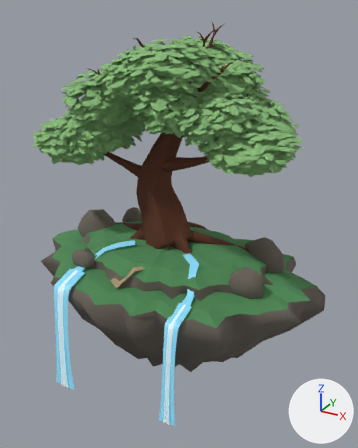
The FBX model apps/life-tree-unity/Assets/Art/Generated/生命樹庭園.fbx, before and after one commit.
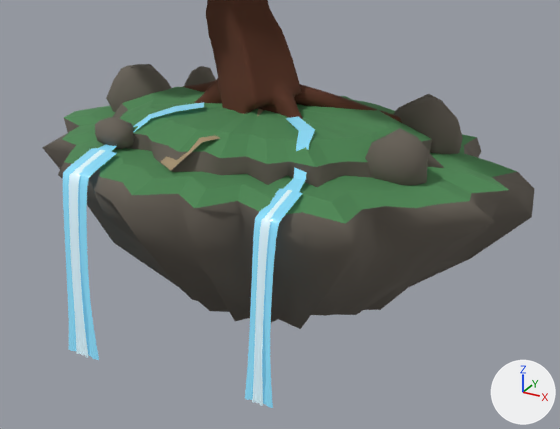
There are two pictures of each version: one whole from a camera (50 mm lens) standing at (5.95, -10.31, 5.69) and looking at (0.27, 0.0, 0.53), one close up from a camera (50 mm lens) standing at (5.82, -10.07, 3.23) and looking at (0.69, -0.75, -1.43). The lights are fixed; the arrows at lower right show +X, +Y and +Z. The older version's two pictures come first. Where no turn or scale is listed for an object, it has been applied to the vertices. Vertices at exactly the same position are counted once.

The first close-up shows '中央島_岩塊_01', '中央島_岩塊_03', '中央島_岩塊_04', '中央島_岩塊_05', '主幹', '垂根_01', '水沫內光_中央右', '水沫內光_中央左', '浮島_中央生命島', '溪流_中央右', '溪流_中央左', '瀑布_中央右', '瀑布_中央左' and 3 more.
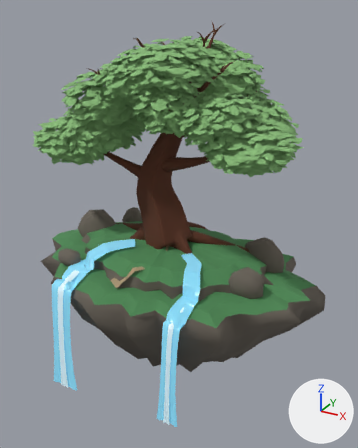
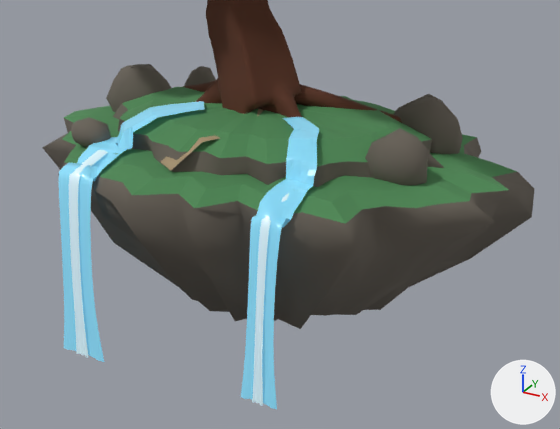
Edits to the scene script, one JSON object a line:
```json
{"block": "me_溪流_中央左", "where": "# used by ob_溪流_中央左; location = (0.0, 0.0, 0.0)"}
{"op": "remove", "block": "me_溪流_中央左", "code": "me_溪流_中央左.from_pydata(...)  # 10 vertices, 4 faces; spans x -1.863..-0.622, y -1.782..-0.491, z -0.51..0.035"}
{"op": "add", "block": "me_溪流_中央左", "code": "me_溪流_中央左.from_pydata(...)  # 265 vertices, 208 faces; spans x -2.04..-0.57, y -1.76..-0.418, z -0.533..0.026"}
{"block": "me_溪流_中央左", "change": "me_溪流_中央左 part 3: 10 vertices removed from x -1.863..-0.622, y -1.782..-0.491, z -0.51..0.035; 265 vertices added at x -2.04..-0.57, y -1.76..-0.418, z -0.533..0.026"}
{"block": "me_瀑布_中央左", "where": "# used by ob_瀑布_中央左; location = (-1.72, -2.36, -0.67)"}
{"op": "remove", "block": "me_瀑布_中央左", "code": "me_瀑布_中央左.from_pydata(...)  # 297 vertices, 256 faces; spans x -0.31..0.31, y -0.31..0.6, z -2.9..0.17"}
{"op": "add", "block": "me_瀑布_中央左", "code": "me_瀑布_中央左.from_pydata(...)  # 297 vertices, 256 faces; spans x -0.41..0.41, y -0.31..0.6, z -2.9..0.16"}
{"block": "me_瀑布_中央左", "change": "me_瀑布_中央左 part 4: 268 of 297 vertices moved; they spanned x -0.31..0.31, y -0.31..0.6, z -2.9..0.17 and now span x -0.41..0.41, y -0.31..0.6, z -2.9..0.16; mean shift (0.0, 0.0, -0.01); largest move (-0.06, 0.29, 0.09) -> (-0.08, 0.29, -0.15)"}
{"block": "me_溪流_中央右", "where": "# used by ob_溪流_中央右; location = (0.0, 0.0, 0.0)"}
{"op": "remove", "block": "me_溪流_中央右", "code": "me_溪流_中央右.from_pydata(...)  # 10 vertices, 4 faces; spans x 0.718..1.565, y -1.838..-0.463, z -0.51..0.035"}
{"op": "add", "block": "me_溪流_中央右", "code": "me_溪流_中央右.from_pydata(...)  # 255 vertices, 200 faces; spans x 0.691..1.67, y -1.83..-0.424, z -0.507..0.04"}
{"block": "me_溪流_中央右", "change": "me_溪流_中央右 part 2: 10 vertices removed from x 0.718..1.565, y -1.838..-0.463, z -0.51..0.035; 255 vertices added at x 0.691..1.67, y -1.83..-0.424, z -0.507..0.04"}
{"block": "me_瀑布_中央右", "where": "# used by ob_瀑布_中央右; location = (1.45, -2.43, -0.67)"}
{"op": "remove", "block": "me_瀑布_中央右", "code": "me_瀑布_中央右.from_pydata(...)  # 297 vertices, 256 faces; spans x -0.22..0.22, y -0.31..0.6, z -2.6..0.17"}
{"op": "add", "block": "me_瀑布_中央右", "code": "me_瀑布_中央右.from_pydata(...)  # 297 vertices, 256 faces; spans x -0.28..0.28, y -0.31..0.6, z -2.6..0.19"}
{"block": "me_瀑布_中央右", "change": "me_瀑布_中央右 part 1: 269 of 297 vertices moved; they spanned x -0.22..0.22, y -0.31..0.6, z -2.6..0.17 and now span x -0.28..0.28, y -0.31..0.6, z -2.6..0.19; mean shift (0.0, 0.0, 0.0); largest move (0.13, 0.08, 0.03) -> (0.17, 0.08, -0.13)"}
{"op": "set", "path": "ob_中央島_岩塊_05.location", "old": "(-1.78, -1.42, -0.35)", "new": "(-2.26, -1.42, -0.43)"}
```

Pixel boxes [x1, y1, x2, y2] of what changed, in the close-ups (560 x 429 px):
```json
{"object": "瀑布_中央右", "change": "reshaped", "before": [245, 189, 303, 408], "after": [241, 185, 306, 409], "on screen": "12% wider"}
{"object": "瀑布_中央左", "change": "reshaped", "before": [63, 148, 117, 360], "after": [59, 148, 120, 362], "on screen": "13% wider"}
{"object": "溪流_中央右", "change": "reshaped", "before": [283, 117, 315, 192], "after": [277, 117, 319, 193], "on screen": "30% wider"}
{"object": "中央島_岩塊_05", "change": "moved", "before": [95, 117, 134, 149], "after": [71, 118, 111, 147]}
{"object": "溪流_中央左", "change": "reshaped", "before": [98, 102, 204, 151], "after": [88, 101, 204, 154], "on screen": "9% wider, 8% taller"}
```
